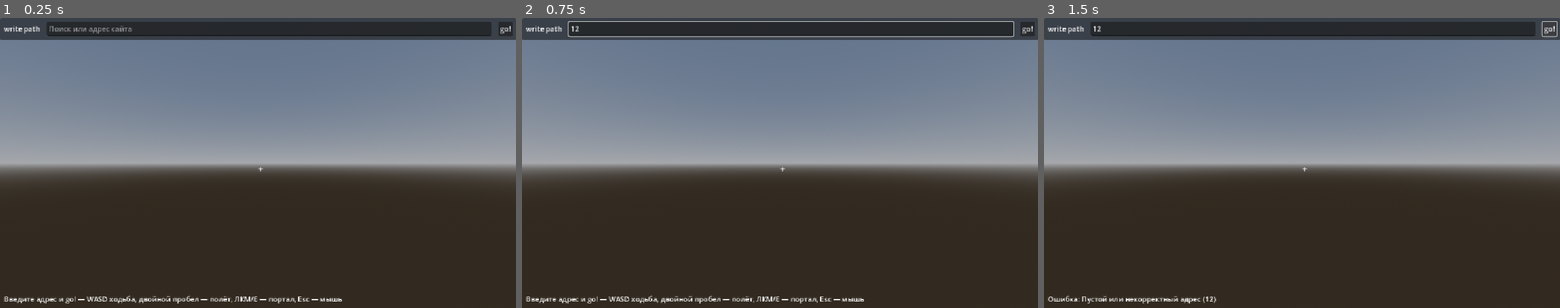
Above: before the commit, frames 1-3 (left to right).
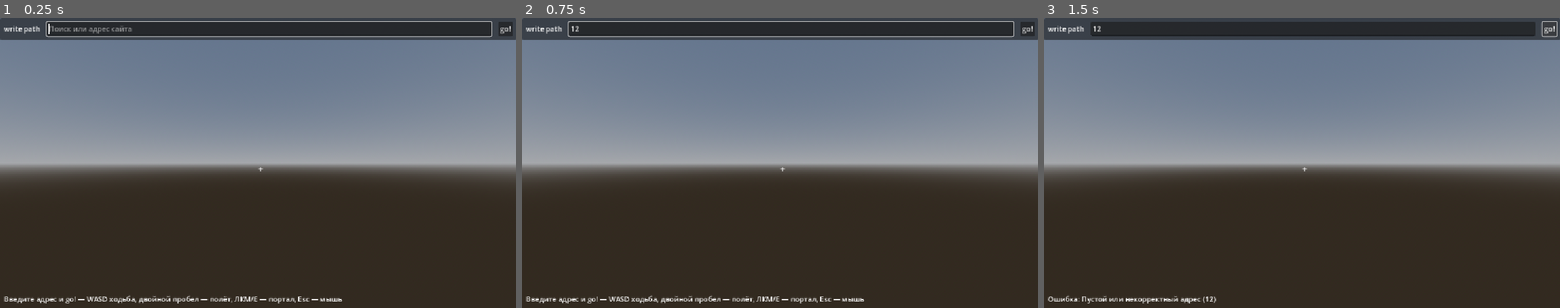
Above: after the commit, the same moments.

Repository: abesmon/knossos
Game: Godot game, scene res://scenes/main.tscn
Same seed, same stepped clock (60 frames per second), same inputs: the game is played once before the commit and once after it.
Inputs (mouse positions are in pixels of both pictures, inside the frame that each line leads up to):
- Up to frame 1 (0.25 s): no input
- Up to frame 2 (0.75 s): click (790, 29) at 0.52 s; type "12" at 0.6 s
- Up to frame 3 (1.5 s): click "go!" at 1.25 s

The runs differ from the first frame. In frame 1, 0.8% of the frame differs, in the area x 8-96%, y 1-7%; in frame 2, nothing differs; in frame 3, nothing differs.

Commit message:
фокус при старте

Diff:
--- a/scenes/main.gd
+++ b/scenes/main.gd
@@ -39,6 +39,10 @@
 	_address.focus_entered.connect(func(): _player.capture_mouse(false))
 
 	_set_status("Введите адрес и go! — WASD ходьба, двойной пробел — полёт, ЛКМ/E — портал, Esc — мышь")
+
+	# При запуске сразу ставим фокус в адресную строку, чтобы можно было печатать
+	# без лишнего клика (focus_entered отпускает мышь).
+	_address.grab_focus()
 
 
 func _on_go() -> void:
